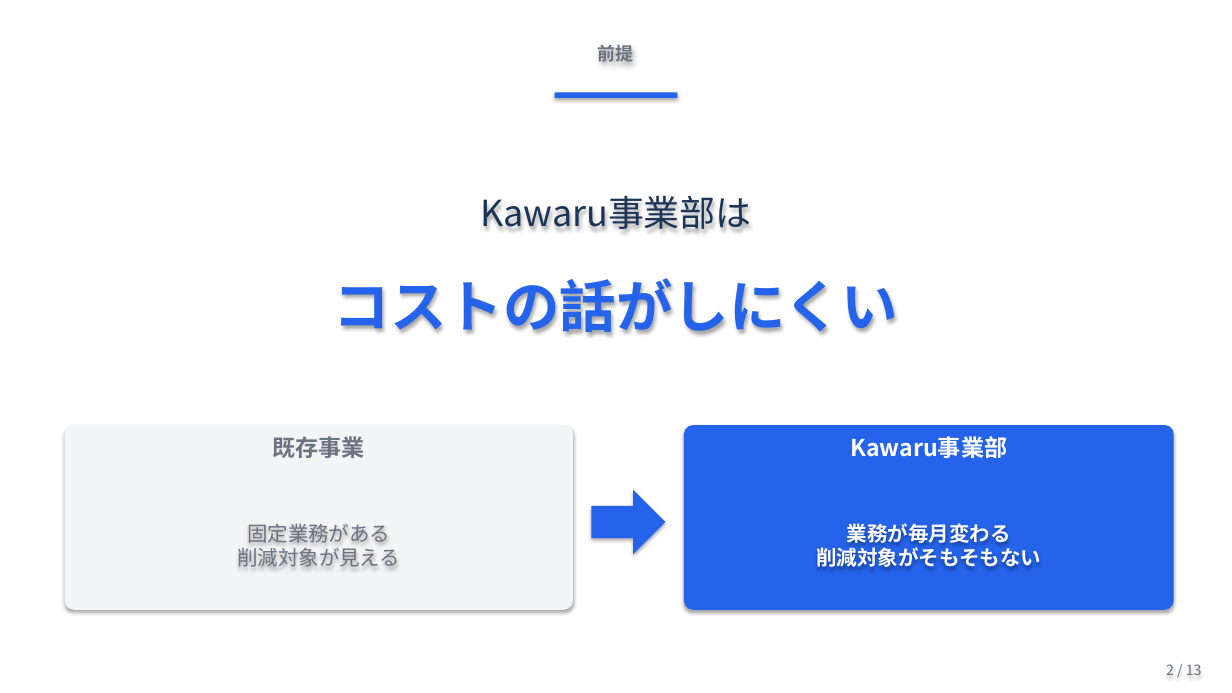
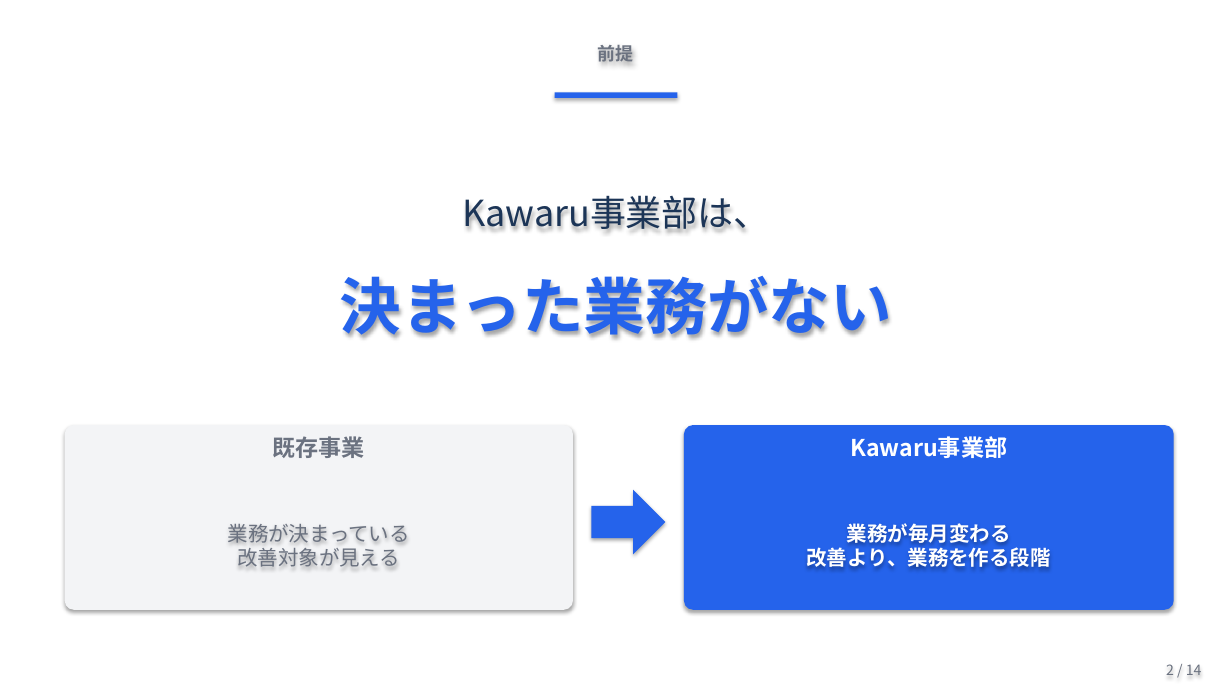
Before and after one commit to Ryunosuke-Okawa/Ryunosuke-n1, a slide deck: slide 2 of strategy/AI社員5人_発表_20260426.pptx. Drawn at 1232x693 pixels with LibreOffice and Linux fonts; fonts in the diff are those of the drawing. Boxes give left, top, right and bottom in pixels: in the first picture for what was removed or moved away, otherwise in the second. Text is boxed around its words. In the diff, an @@ line names an element or a change of style, - is before the commit and + after.

```diff
--- a/strategy/AI社員5人_発表_20260426.pptx
+++ b/strategy/AI社員5人_発表_20260426.pptx
@@ text at [462,195,769,232]: text changed @@
-Kawaru事業部は
+Kawaru事業部は、
@@ text at [340,276,892,339]: text changed; size 44 to 48 pt @@
-コストの話がしにくい
+決まった業務がない
@@ text at [228,524,410,567]: text changed @@
-固定業務がある
-削減対象が見える
+業務が決まっている
+改善対象が見える
@@ text at [807,547,1051,569]: text changed @@
-削減対象がそもそもない
+改善より、業務を作る段階
@@ text at [1166,664,1202,675]: text changed @@
-2 / 13
+2 / 14
```
Also in this commit, not shown: 11 other slides changed, 1 slide added, 1 other file.
